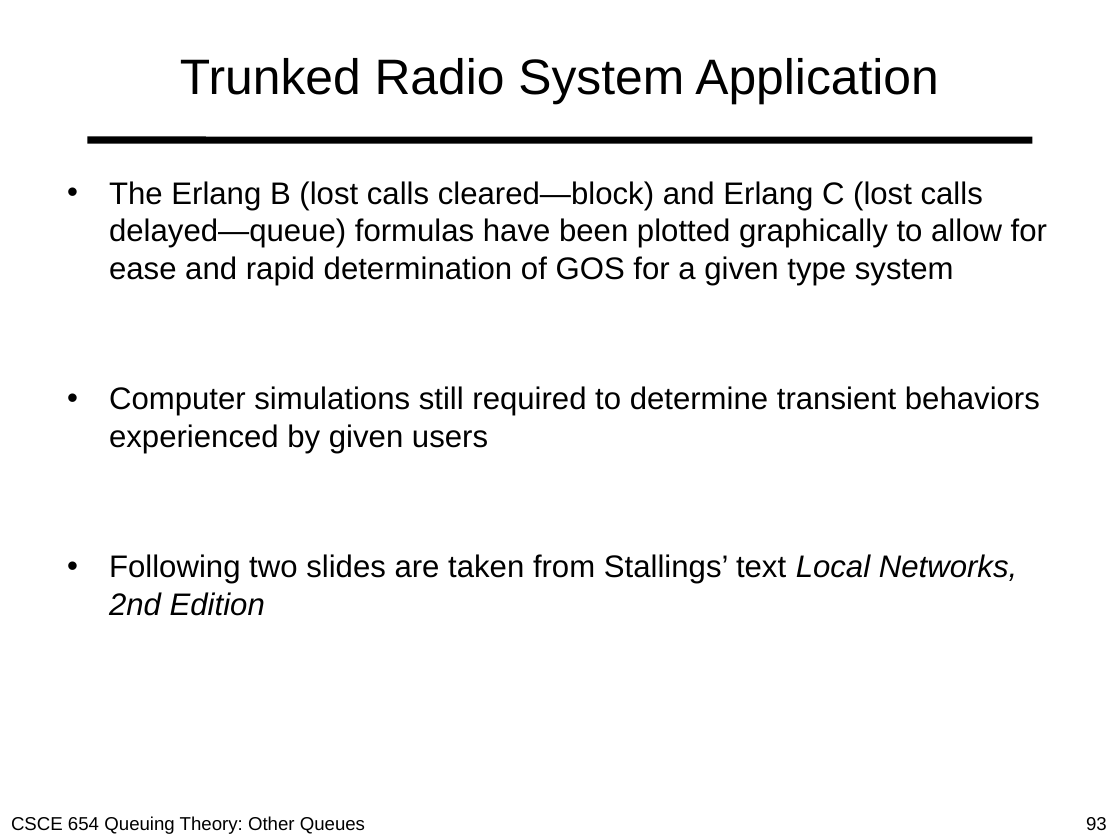
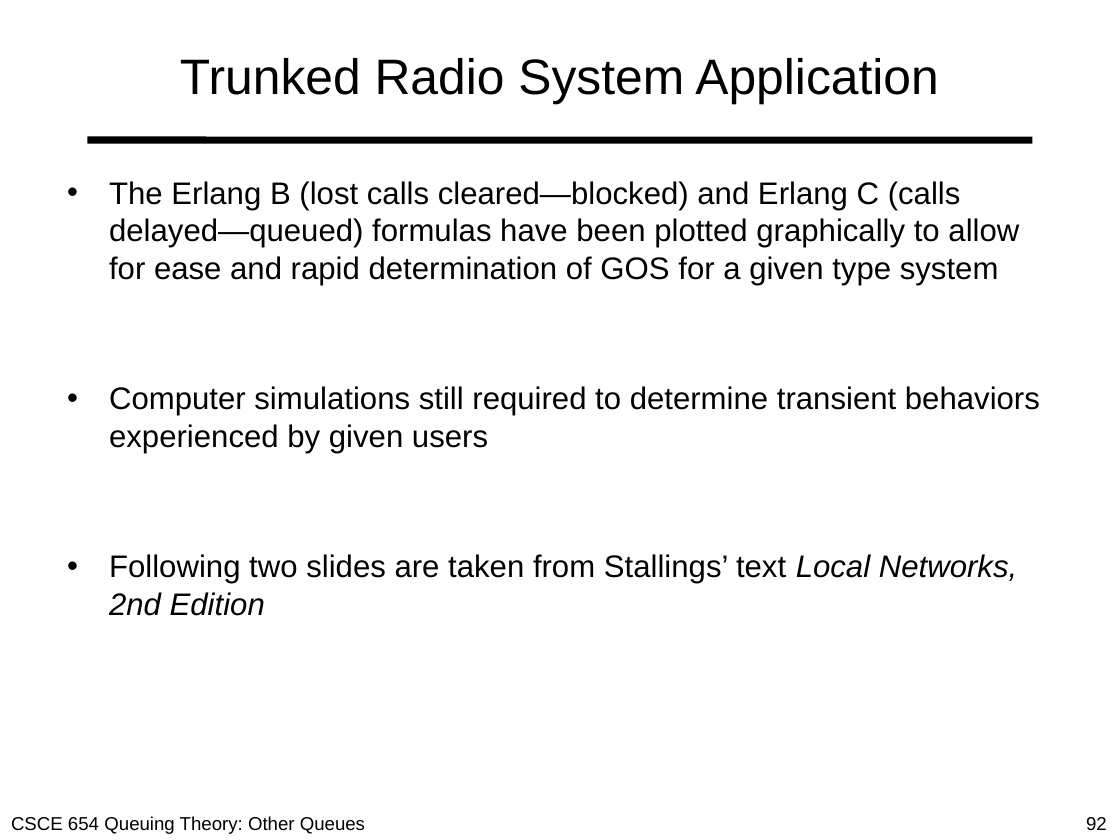
Before and after one commit to MHayden18/Communications, a slide deck: slide 92 of Powerpoints/05_Other_queues.pptx (slide 93 before the commit). Drawn at 1120x840 pixels with LibreOffice and Linux fonts; fonts in the diff are those of the drawing. Boxes give left, top, right and bottom in pixels: in the first picture for what was removed or moved away, otherwise in the second. Text is boxed around its words. In the diff, an @@ line names an element or a change of style, - is before the commit and + after.

```diff
--- a/Powerpoints/05_Other_queues.pptx
+++ b/Powerpoints/05_Other_queues.pptx
@@ text at box(109, 181, 1019, 285): text changed @@
-• The Erlang B (lost calls cleared—block) and Erlang C (lost calls delayed—queue) formulas have been plotted graphically to allow for ease and rapid determination of GOS for a given type system
+• The Erlang B (lost calls cleared—blocked) and Erlang C (calls delayed—queued) formulas have been plotted graphically to allow for ease and rapid determination of GOS for a given type system
@@ page number at box(1086, 817, 1107, 830): text changed @@
-93
+92
```
Also in this commit, not shown: 11 other slides changed, 1 slide removed, 1 other file.
